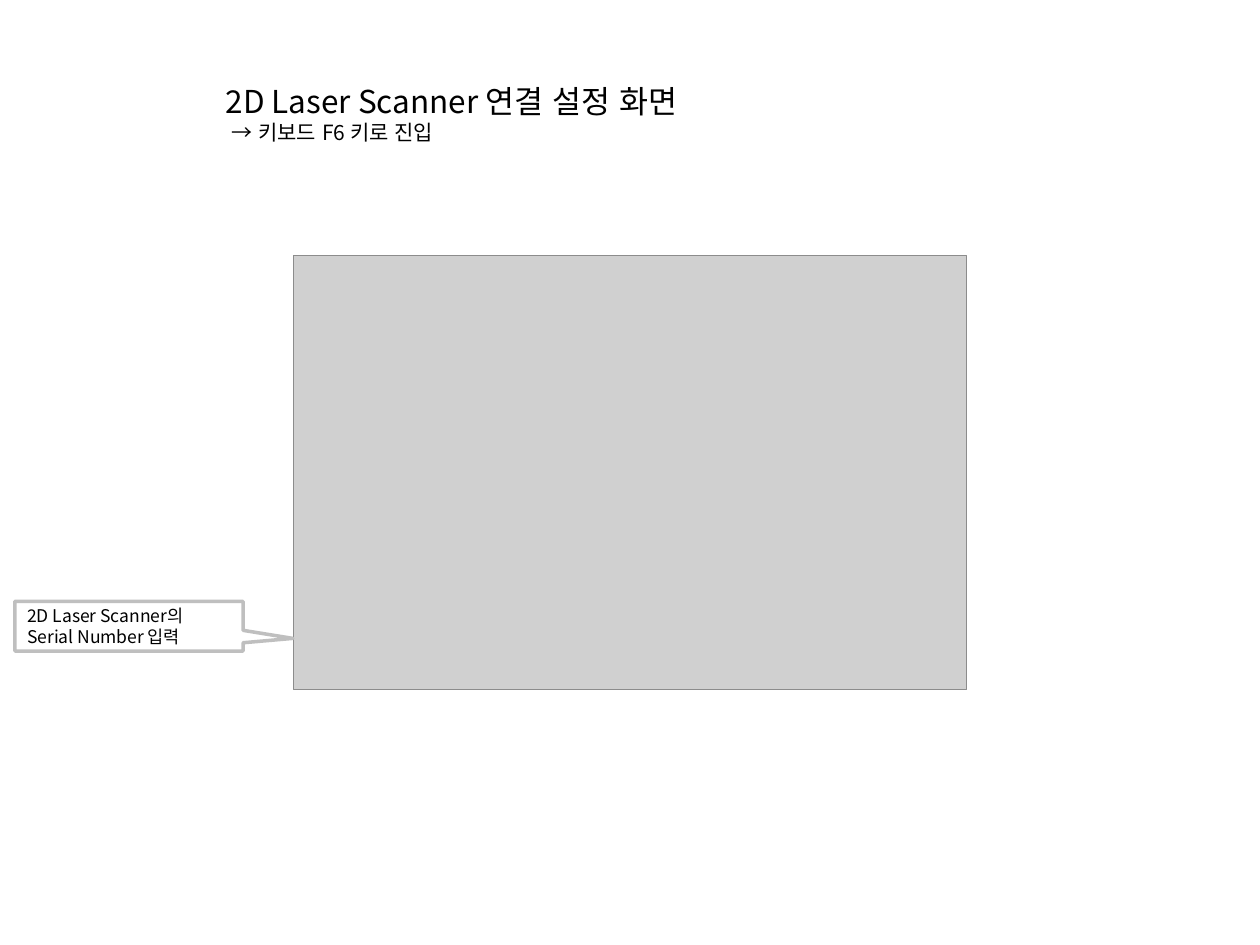
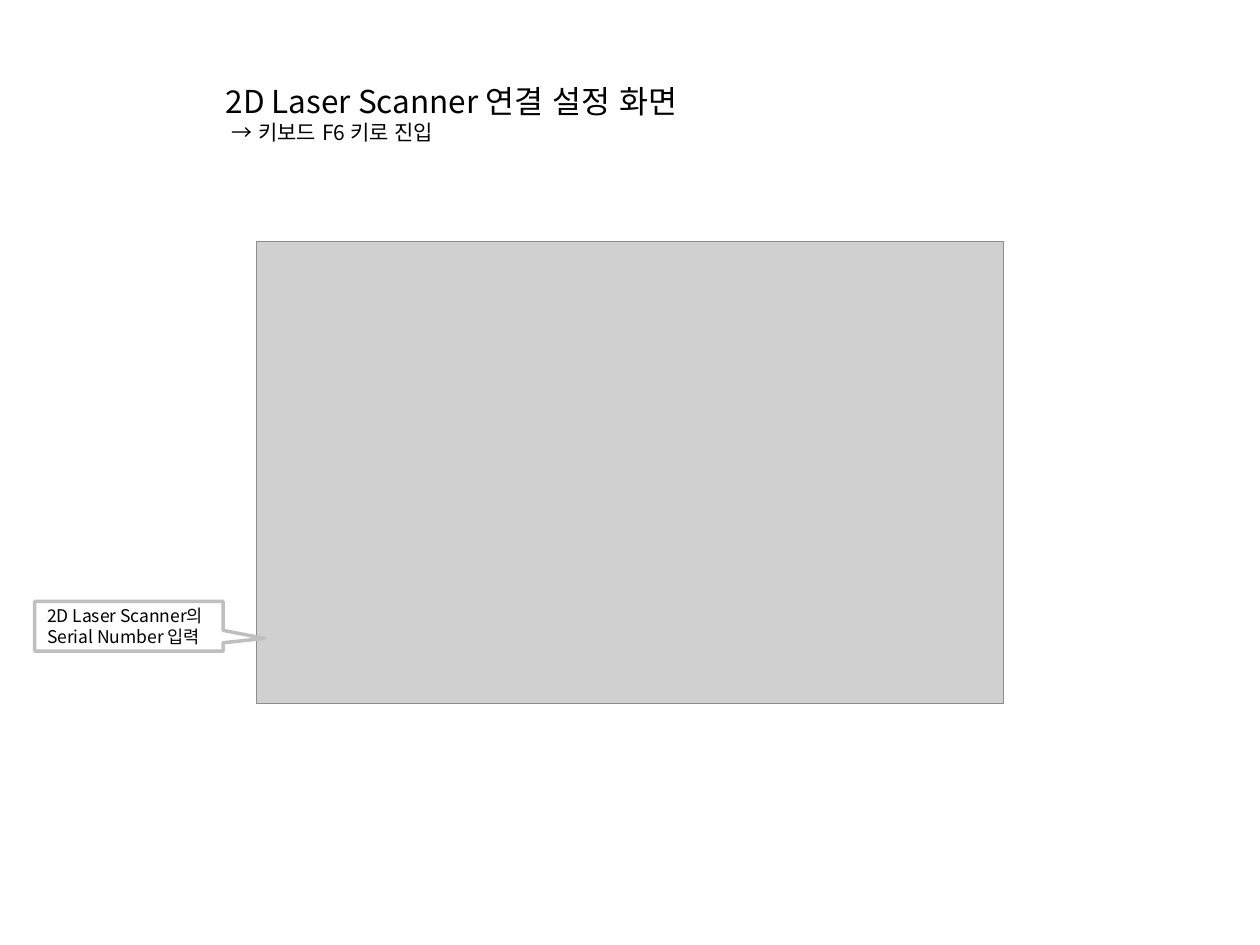
Before and after one commit to leesy24/AntiCollision_2D.application.windows32, a slide deck: slide 10 of 2D-AntiCollision Monitoring System.pptx (slide 6 before the commit). Drawn at 1260x945 pixels with LibreOffice and Linux fonts; fonts in the diff are those of the drawing; grey boxes stand for pictures. Boxes give left, top, right and bottom in pixels: in the first picture for what was removed or moved away, otherwise in the second. Text is boxed around its words. In the diff, an @@ line names an element or a change of style, - is before the commit and + after.

```diff
--- a/2D-AntiCollision Monitoring System.pptx
+++ b/2D-AntiCollision Monitoring System.pptx
@@ picture: place and size @@
-picture at <box>294,256,966,690</box>
+picture at <box>256,241,1003,703</box>
@@ speech box "2D Laser Scanner의 Serial Number ...": place and size @@
-speech box "2D Laser Scanner의 Serial Number ..." at <box>15,601,243,650</box>
+speech box "2D Laser Scanner의 Serial Number ..." at <box>35,601,224,650</box>
```
Also in this commit, not shown: 7 other slides changed, 2 slides added, 2 slides removed.
